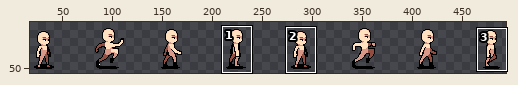
Two states of a sprite sheet, public/assets/Characters/Human/Inworld/Move/East/sheet.png. The first picture is a wide view before the edit; the outline marks the close-up.
Close-up. As it was:
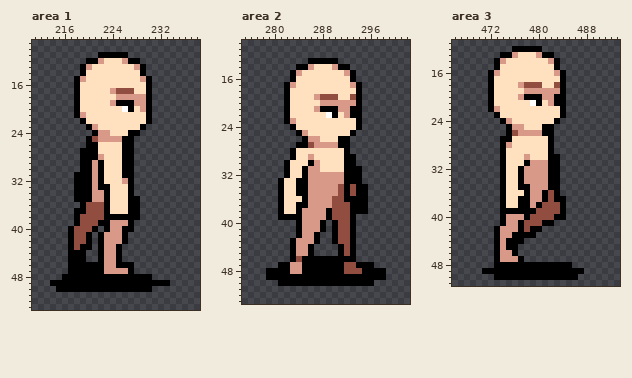
The file is 512x64 pixels. Shown: area 1: x 211..238, y 9..53; area 2: x 275..302, y 10..53; area 3: x 466..493, y 11..51. The wide view leaves out empty margins. The commit also changed other parts of the picture, which this record leaves out.
After the commit:
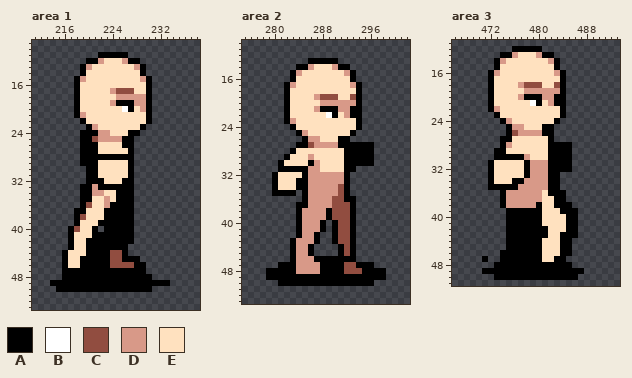
Palette (. is transparent): A #000000  B #ffffff  C #914d40  D #d89988  E #ffe1bf
Changes in this commit:
Changed rows in their new state; - is an unchanged pixel.
Area 1:
first column x 216:
24 ---AA---------
25 ---A----------
26 ---A----------
27 ----------E---
28 ------AAAA----
29 -----AE---E---
30 ---.-AE---E---
31 --..-AE---E---
32 --..-A----A---
33 --.-----AAA---
34 --.----E-AA---
35 --.--EED-AA-.-
36 -----EEDAAA-.-
37 ----EEE-AAA-.-
38 ----EEE-----.-
39 ---EEE--AAA---
40 ---EE---AA----
41 --EEEA-AAA-A--
42 --EE-A-AAA-A--
43 --EE-A-AA-A---
44 AEEEAA-ACCA---
45 AEE-AA-ACCAAA-
46 AEE----ACCCCAA
47 A------AAAA-AA
Area 2:
first column x 280:
27 -------------AAAA
28 -------------AAAA
29 --AE----------AAA
30 -AE-----------AAA
31 -A-AA---------.--
32 AEE----------..--
33 AE-----------..--
34 AE-----------...-
35 A-AA.--------...-
36 -....---------..-
37 -...----------..-
38 -...----------..-
39 -...-------------
first column x 283:
46 -DDD-
47 A-DDD
48 A-DDD
Area 3:
first column x 471:
28 ------------AAA-
29 --A---------AAA-
30 --A-AAA------AA-
31 -AEE---------AA-
32 -AEE--EA-----AA-
33 -AEE--EA--------
34 -AEE-A----------
35 -AA-AADD--------
36 ----DDDD--EA-A--
37 ----DDDD--EE----
38 ----DDDD--EEA-A-
39 ---.-----AEEE-AA
40 ---.AAA-AAEEEEAA
41 ---.AA-AAAEEEEAA
42 --..AA-A--AEEEAA
43 --..A----AAEEAAA
44 --..---AAAEEEAA-
45 --..--AAAAEEEAA-
46 --.AA-AAAAEEEAA-
47 A-.AAA-AAAEEAA--
Where, in picture pixels (left, top, right, bottom), the same in both close-ups:
changed: (62, 130, 146, 274)
changed: (350, 142, 374, 214)
changed: (272, 154, 302, 220)
changed: (290, 256, 320, 274)
changed: (482, 142, 578, 262)
